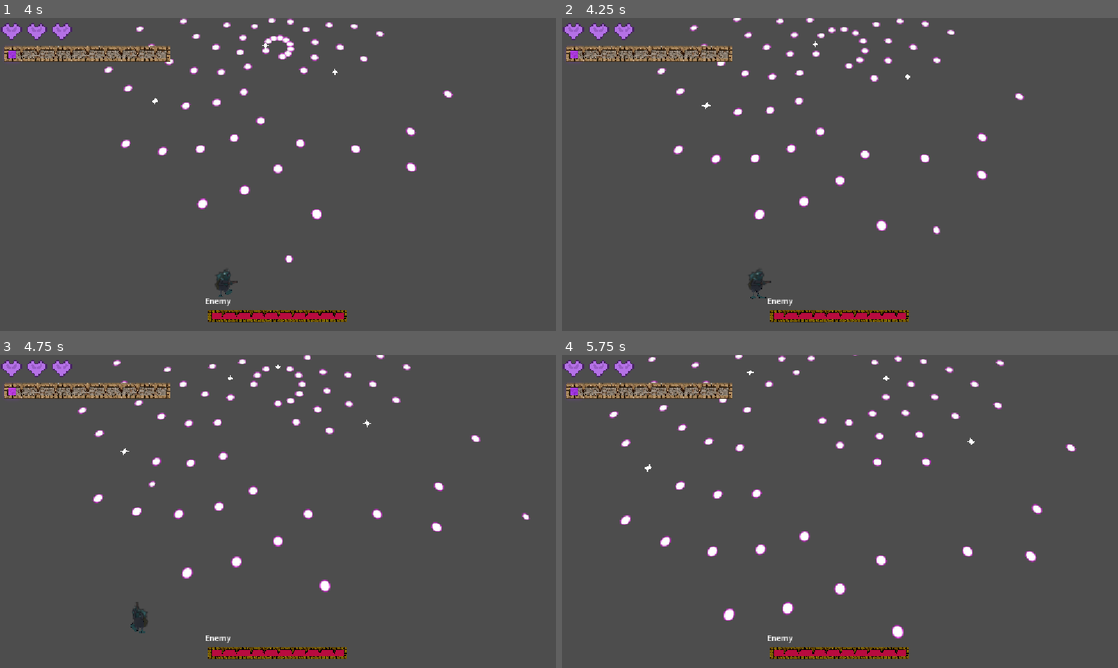
Above: before the commit, frames 1-4 (two rows, left to right).
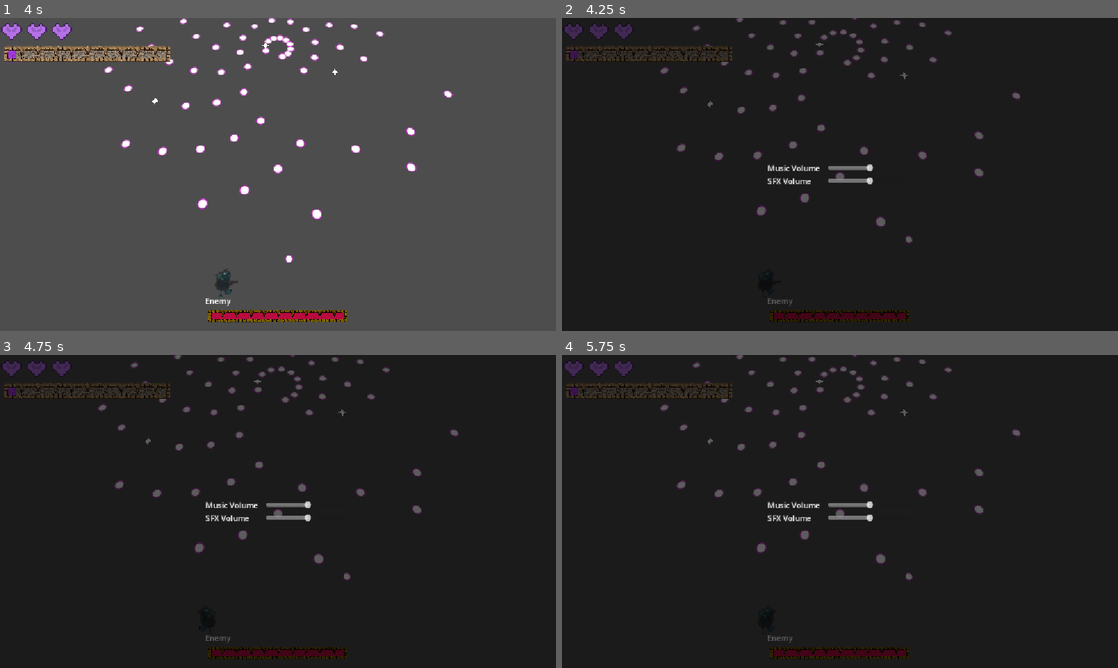
Above: after the commit, the same moments.

Repository: etbay/2026-crimson-game-jam
Game: Godot game, scene res://main.tscn
Same seed, same stepped clock (60 frames per second), same inputs: the game is played once before the commit and once after it.
Inputs (mouse positions are in pixels of both pictures, inside the frame that each line leads up to):
- Up to frame 1 (4 s): tap Enter at 0.5 s; move the mouse to (400, 158) at 0.52 s; hold Q (beast_mode) 0.53-1.28 s; hold Right mouse button (parry) 0.53-1.28 s; tap Space (dash) at 0.6, 2.3, 2.85 s; move the mouse to (166, 190) at 1.27 s; hold S (down) 1.28-2.03 s; right-click (166, 190) at 1.35 s; click (166, 190) at 1.55 s; move the mouse to (333, 105) at 2.02 s; press the mouse at (333, 105) at 2.03 s; hold Q (beast_mode) 2.03-2.78 s; move the mouse to (250, 237) at 2.77 s; release the mouse at (250, 237) at 2.78 s; hold W (up) 2.78-3.53 s; right-click (250, 237) at 3.05 s; move the mouse to (444, 221) at 3.52 s; hold A (left) from 3.53 s (still down); hold Right mouse button (parry) from 3.53 s (still down); click (444, 221) at 3.8 s
- Up to frame 2 (4.25 s): keep holding A (left); keep holding Right mouse button (parry); tap Escape (pause, bound only after the commit) at 4.15 s
- Up to frame 3 (4.75 s): keep holding A (left); move the mouse to (111, 464) at 4.27 s; release Right mouse button (parry) at 4.28 s; click (111, 464) at 4.35 s; tap Space (dash) at 4.55 s
- Up to frame 4 (5.75 s): move the mouse to (867, 511) at 5.02 s; release A (left) at 5.03 s; hold S (down) from 5.03 s (still down); hold Right mouse button (parry) from 5.03 s (still down); tap H at 5.1 s

Frame 1 is identical in both runs. In frame 2, 99% of the frame differs, in the area x 0-100%, y 0-100%; in frame 3, 99%; in frame 4, 99%.

Commit message:
Lots of volume stuff

Diff:
--- /dev/null
+++ b/2026-crimson-game-jam/default_bus_layout.tres
@@ -0,0 +1,15 @@
+[gd_resource type="AudioBusLayout" format=3 uid="uid://ja6rtgs7c3xx"]
+
+[resource]
+bus/1/name = &"Music"
+bus/1/solo = false
+bus/1/mute = false
+bus/1/bypass_fx = false
+bus/1/volume_db = 0.0
+bus/1/send = &"Master"
+bus/2/name = &"SFX"
+bus/2/solo = false
+bus/2/mute = false
+bus/2/bypass_fx = false
+bus/2/volume_db = 0.0
+bus/2/send = &"Master"
--- a/2026-crimson-game-jam/project.godot
+++ b/2026-crimson-game-jam/project.godot
@@ -14,6 +14,10 @@
 run/main_scene="uid://cdr18k5sh7365"
 config/features=PackedStringArray("4.7", "Forward Plus")
 config/icon="res://icon.svg"
+
+[audio]
+
+buses/default_bus_layout="uid://ja6rtgs7c3xx"
 
 [autoload]
 
@@ -73,6 +77,11 @@
 "events": [Object(InputEventMouseButton,"resource_local_to_scene":false,"resource_name":"","device":-1,"window_id":0,"a …(253 unchanged characters)…
 ]
 }
+pause={
+"deadzone": 0.2,
+"events": [Object(InputEventKey,"resource_local_to_scene":false,"resource_name":"","device":-1,"window_id":0,"alt_pressed":false,"shift_pressed":false,"ctrl_pressed":false,"meta_pressed":false,"pressed":false,"keycode":0,"physical_keycode":4194305,"key_label":0,"unicode":0,"location":0,"echo":false,"script":null)
+]
+}
 
 [physics]
 
--- a/2026-crimson-game-jam/scenes/hud.gd
+++ b/2026-crimson-game-jam/scenes/hud.gd
@@ -19,6 +19,7 @@
 @onready var fill: ColorRect = $Control/MarginContainer/VBoxContainer/BeastBar/Fill
 @onready var frame: TextureRect = $Control/MarginContainer/VBoxContainer/BeastBar/Frame
 @onready var glow: ColorRect = $Control/MarginContainer/VBoxContainer/BeastBar/Glow
+@onready var pause_menu: ColorRect = $Control/PauseMenu
 
 @export var glow_padding: float = 18.0
 
@@ -29,9 +30,10 @@
 @export var boss_normal_color: Color = Color(0.7, 0.7, 0.7, 1.0)
 @export var boss_damage_color: Color = Color(1.0, 1.0, 1.0, 1.0)
 
+var paused: bool = false
+
 
 var boss_health_tween: Tween
-
 
 var fill_tween: Tween
 
@@ -41,7 +43,16 @@
 	set_health(3)
 	set_beast(0, false)
 
-
+func _input(event: InputEvent) -> void:
+	if event.is_action_pressed("pause"):
+		if paused:
+			paused = false
+			pause_menu.visible = false
+			Engine.time_scale = 1
+		else:
+			paused = true
+			pause_menu.visible = true
+			Engine.time_scale = 0
 
 # HEART SYSTEM
 func set_health(value: int) -> void:
--- a/2026-crimson-game-jam/scenes/hud.tscn
+++ b/2026-crimson-game-jam/scenes/hud.tscn
@@ -8,6 +8,8 @@
 [ext_resource type="Shader" uid="uid://dw4l8enejourc" path="res://assets/Shader/BeastBarGlow.gdshader" id="6_5pdws"]
 [ext_resource type="Shader" uid="uid://cl1uplqkiaalw" path="res://assets/Shader/BeastFill.gdshader" id="6_047uy"]
 [ext_resource type="Texture2D" uid="uid://cayiaf4vc2xgv" path="res://assets/art/BossBar.png" id="8_hd3ao"]
+[ext_resource type="Script" uid="uid://b42f87i0ci6gy" path="res://scenes/music_slider.gd" id="9_0i1j5"]
+[ext_resource type="Script" uid="uid://d0n1mshntv1c" path="res://scenes/sfx_volume.gd" id="10_mphia"]
 
 [sub_resource type="ShaderMaterial" id="ShaderMaterial_kmlok"]
 shader = ExtResource("6_5pdws")
@@ -163,3 +165,59 @@
 texture_over = ExtResource("8_hd3ao")
 texture_progress = SubResource("GradientTexture2D_0i1j5")
 texture_progress_offset = Vector2(13.7, 20.93)
+
+[node name="PauseMenu" type="ColorRect" parent="Control" unique_id=401141748]
+visible = false
+layout_mode = 1
+anchors_preset = 15
+anchor_right = 1.0
+anchor_bottom = 1.0
+grow_horizontal = 2
+grow_vertical = 2
+color = Color(0, 0, 0, 0.63900006)
+
+[node name="VBoxContainer" type="VBoxContainer" parent="Control/PauseMenu" unique_id=619658716]
+layout_mode = 1
+anchors_preset = 8
+anchor_left = 0.5
+anchor_top = 0.5
+anchor_right = 0.5
+anchor_bottom = 0.5
+offset_left = -20.0
+offset_top = -20.0
+offset_right = 20.0
+offset_bottom = 20.0
+grow_horizontal = 2
+grow_vertical = 2
+
+[node name="HBoxContainer" type="HBoxContainer" parent="Control/PauseMenu/VBoxContainer" unique_id=892505200]
+layout_mode = 2
+theme_override_constants/separation = 16
+
+[node name="Music Volume" type="Label" parent="Control/PauseMenu/VBoxContainer/HBoxContainer" unique_id=577357015]
+layout_mode = 2
+text = "Music Volume"
+
+[node name="HSlider" type="HSlider" parent="Control/PauseMenu/VBoxContainer/HBoxContainer" unique_id=2120642090]
+custom_minimum_size = Vector2(174.515, 0)
+layout_mode = 2
+size_flags_vertical = 4
+max_value = 1.0
+step = 0.05
+script = ExtResource("9_0i1j5")
+
+[node name="HBoxContainer2" type="HBoxContainer" parent="Control/PauseMenu/VBoxContainer" unique_id=1834751947]
+layout_mode = 2
+theme_override_constants/separation = 34
+
+[node name="SFX Volume" type="Label" parent="Control/PauseMenu/VBoxContainer/HBoxContainer2" unique_id=1757650804]
+layout_mode = 2
+text = "SFX Volume"
+
+[node name="HSlider" type="HSlider" parent="Control/PauseMenu/VBoxContainer/HBoxContainer2" unique_id=1951869936]
+custom_minimum_size = Vector2(174.515, 0)
+layout_mode = 2
+size_flags_vertical = 4
+max_value = 1.0
+step = 0.05
+script = ExtResource("10_mphia")
--- /dev/null
+++ b/2026-crimson-game-jam/scenes/music_slider.gd
@@ -0,0 +1,8 @@
+extends HSlider
+
+func _ready() -> void:
+	value = MusicMan.music_volume
+	value_changed.connect(_on_value_changed)
+
+func _on_value_changed(val: float) -> void:
+	MusicMan.music_volume = val
--- /dev/null
+++ b/2026-crimson-game-jam/scenes/sfx_volume.gd
@@ -0,0 +1,8 @@
+extends HSlider
+
+func _ready() -> void:
+	value = MusicMan.sfx_volume
+	value_changed.connect(_on_value_changed)
+
+func _on_value_changed(val: float) -> void:
+	MusicMan.sfx_volume = val
--- a/2026-crimson-game-jam/scripts/globals/music_man.gd
+++ b/2026-crimson-game-jam/scripts/globals/music_man.gd
@@ -2,12 +2,27 @@
 
 var music_player: AudioStreamPlayer
 
+var music_volume: float = 0.5:
+	set(value):
+		music_volume = value
+		AudioServer.set_bus_volume_db(AudioServer.get_bus_index("Music"), linear_to_db(value))
+
+var sfx_volume: float = 0.5:
+	set(value):
+		sfx_volume = value
+		AudioServer.set_bus_volume_db(AudioServer.get_bus_index("SFX"), linear_to_db(value))
+
 func _process(_delta: float) -> void:
 	pass
+
+func _ready() -> void:
+	music_volume = music_volume
+	sfx_volume = sfx_volume
 
 func play_looped_sound(audio: AudioStream) -> AudioStreamPlayer3D:
 	var player: AudioStreamPlayer3D = AudioStreamPlayer3D.new()
 	player.stream = audio
+	player.bus = "SFX"
 	get_tree().root.add_child(player)
 	player.play()
 	return player
@@ -19,6 +34,7 @@
 func play_sound(audio: AudioStream) -> void:
 	var player: AudioStreamPlayer3D = AudioStreamPlayer3D.new()
 	player.stream = audio
+	player.bus = "SFX"
 	get_tree().root.add_child(player)
 	player.play()
 	await player.finished
@@ -27,6 +43,7 @@
 func play_sound_at_point(audio: AudioStream, point: Vector3) -> void:
 	var player: AudioStreamPlayer3D = AudioStreamPlayer3D.new()
 	player.stream = audio
+	player.bus = "SFX"
 	get_tree().root.add_child(player)
 	player.global_position = point
 	player.play()
@@ -37,5 +54,6 @@
 	if (music_player == null):
 		music_player = AudioStreamPlayer.new()
 		get_tree().root.add_child(music_player)
+	music_player.bus = "Music"
 	music_player.stream = audio
 	music_player.play()
Not shown, added: 2026-crimson-game-jam/assets/music/Enemy_Cthulu_Death.ogg.import
Not shown, added: 2026-crimson-game-jam/assets/music/Enemy_Cthulu_Hurt2.ogg.import
Not shown, added: 2026-crimson-game-jam/assets/music/Enemy_Cthulu_Hurt3.ogg.import
Not shown, added: 2026-crimson-game-jam/assets/music/Enemy_shoot.ogg.import
Not shown, added: 2026-crimson-game-jam/assets/music/Player_Healthgain.ogg.import
Not shown, added: 2026-crimson-game-jam/assets/music/Player_hurt_update.ogg.import
Not shown, added: 2026-crimson-game-jam/assets/music/footstep1.ogg.import
Not shown, added: 2026-crimson-game-jam/assets/music/footstep3.ogg.import
Not shown, added: 2026-crimson-game-jam/assets/sfx/Cthulu_Music_final.ogg.import
Not shown, added: 2026-crimson-game-jam/assets/sfx/Player_chargebeastmode.ogg.import
Not shown, added: 2026-crimson-game-jam/assets/sfx/Statue_music_final.ogg.import
Not shown, added: 2026-crimson-game-jam/assets/sfx/footstep2.ogg.import
(and 28 more such lines)
